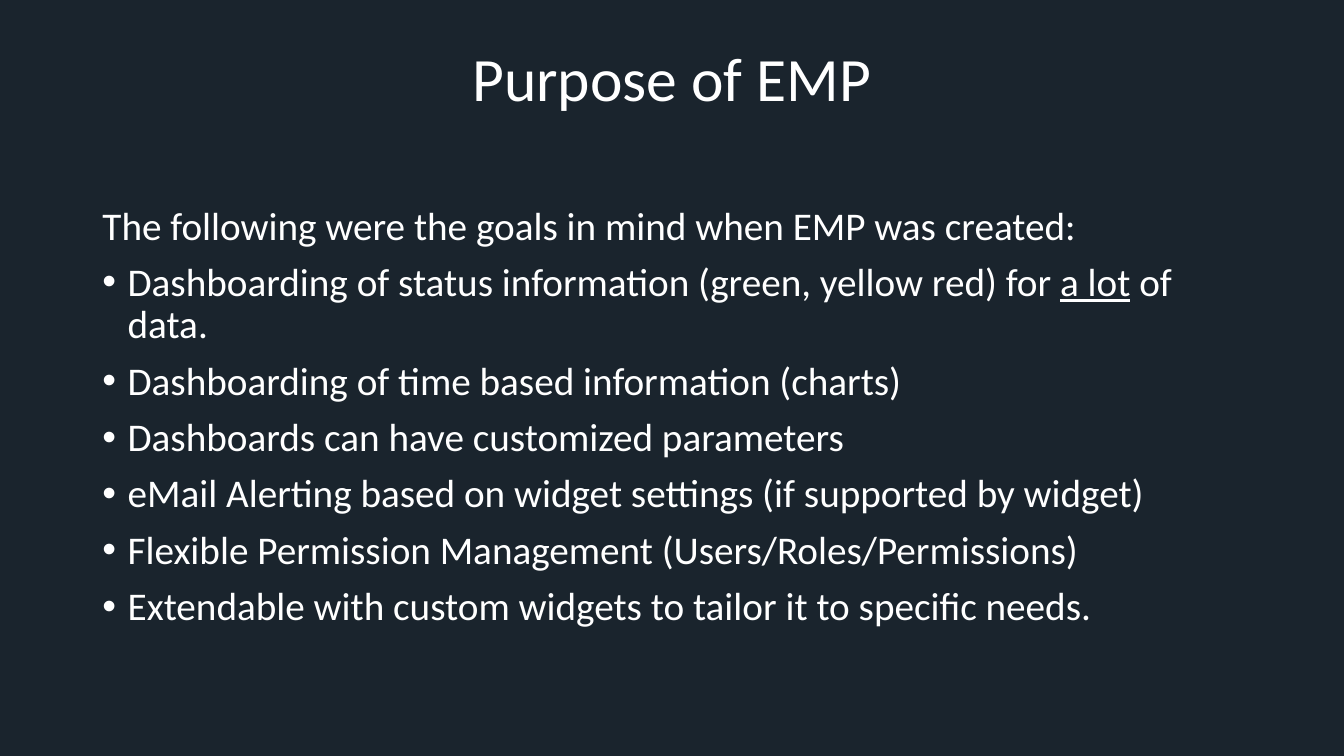
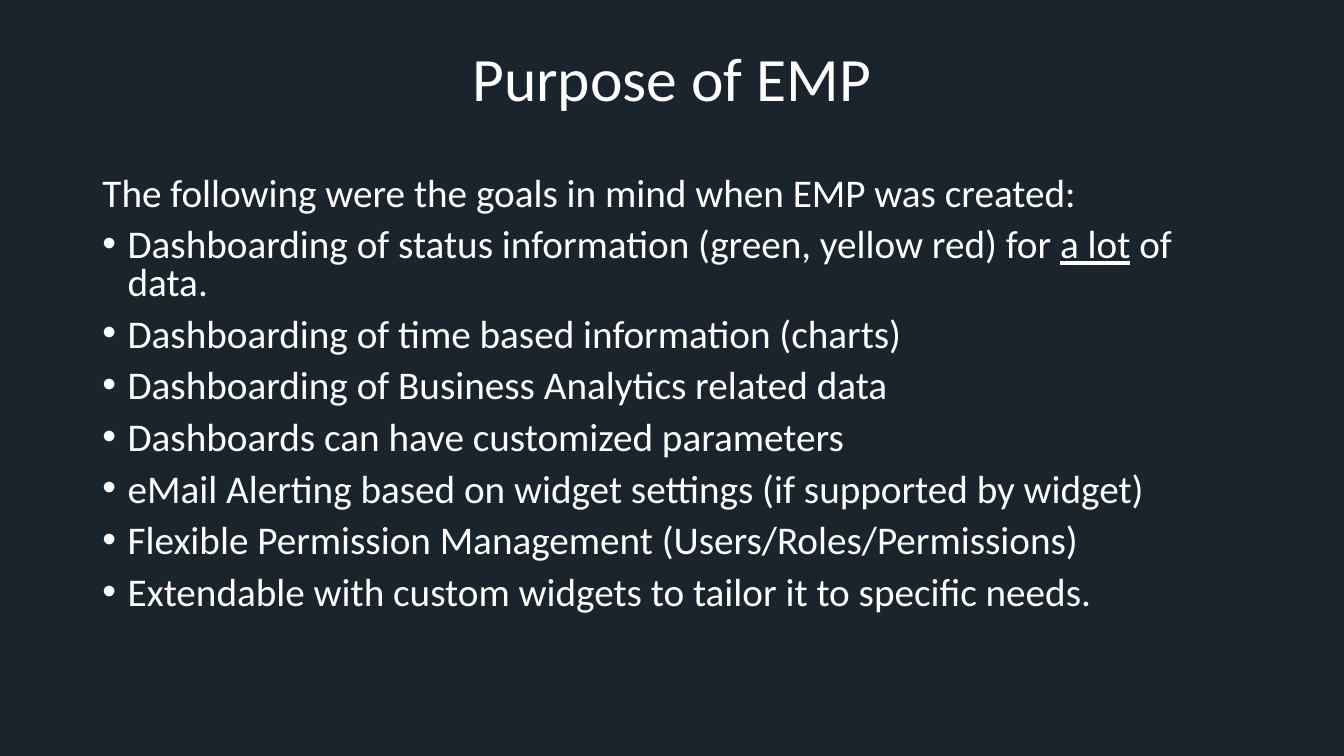
Before and after one commit to xresch/EngineeredMonitoringPlatform, a slide deck: slide 2 of EngineeredMonitoringPlatform/docs/EMP_PresentationSlides.pptx. Drawn at 1344x756 pixels with LibreOffice and Linux fonts; fonts in the diff are those of the drawing. Boxes give left, top, right and bottom in pixels: in the first picture for what was removed or moved away, otherwise in the second. Text is boxed around its words. In the diff, an @@ line names an element or a change of style, - is before the commit and + after.

Commit message:
Adding Business Analytics section to slides

```diff
--- a/EngineeredMonitoringPlatform/docs/EMP_PresentationSlides.pptx
+++ b/EngineeredMonitoringPlatform/docs/EMP_PresentationSlides.pptx
@@ text "The following were the goals ...": place and size @@
-text "The following were the goals ..." at (102, 212, 1172, 627)
+text "The following were the goals ..." at (102, 179, 1172, 613)
@@ text at (102, 179, 1172, 613): line spacing 0.9 to 0.8 @@
@@ text at (128, 371, 887, 406): paragraph added @@
+• Dashboarding of Business Analytics related data
```
Also in this commit, not shown: 13 slides added, 2 slides removed.
